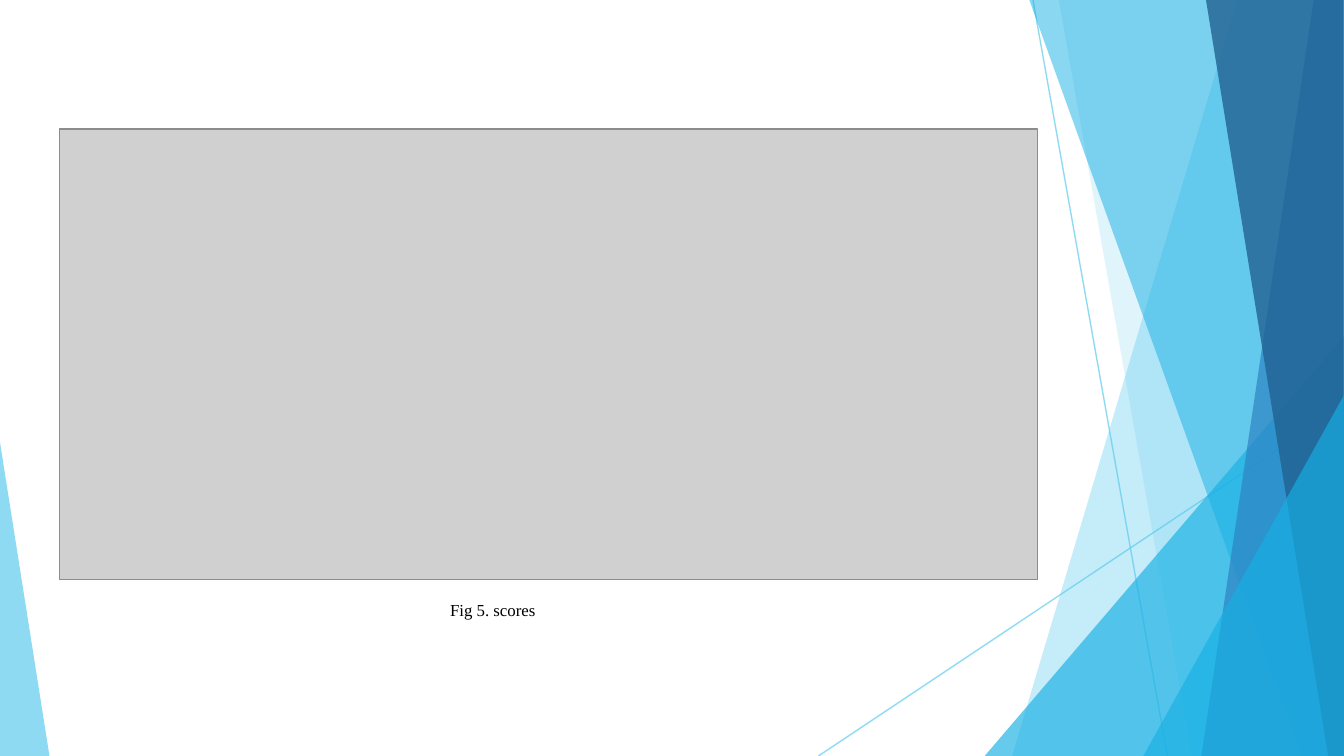
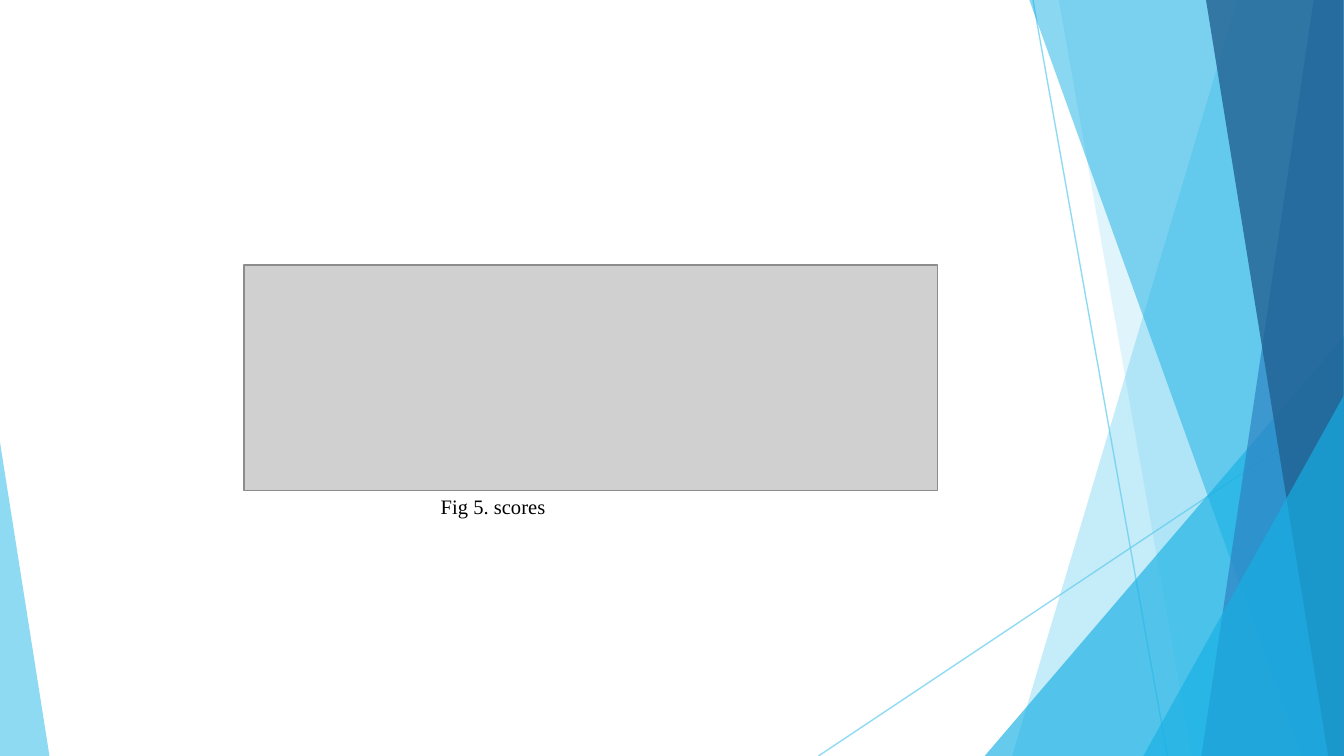
Before and after one commit to ShruthiVallapReddy/NNDL-Project, a slide deck: slide 12 of airbnb using bilstm.pptx. Drawn at 1344x756 pixels with LibreOffice and Linux fonts; fonts in the diff are those of the drawing; grey boxes stand for pictures. Boxes give left, top, right and bottom in pixels: in the first picture for what was removed or moved away, otherwise in the second. Text is boxed around its words. In the diff, an @@ line names an element or a change of style, - is before the commit and + after.

```diff
--- a/airbnb using bilstm.pptx
+++ b/airbnb using bilstm.pptx
@@ picture removed at bbox=[60, 129, 1039, 579] @@
@@ picture added at bbox=[245, 265, 938, 491] @@
@@ text "Fig 5. scores": place and size @@
-text "Fig 5. scores" at bbox=[450, 605, 535, 620]
+text "Fig 5. scores" at bbox=[441, 500, 545, 519]
@@ text "Fig 5. scores" at bbox=[441, 500, 545, 519]: size 9 to 11 pt @@
```
